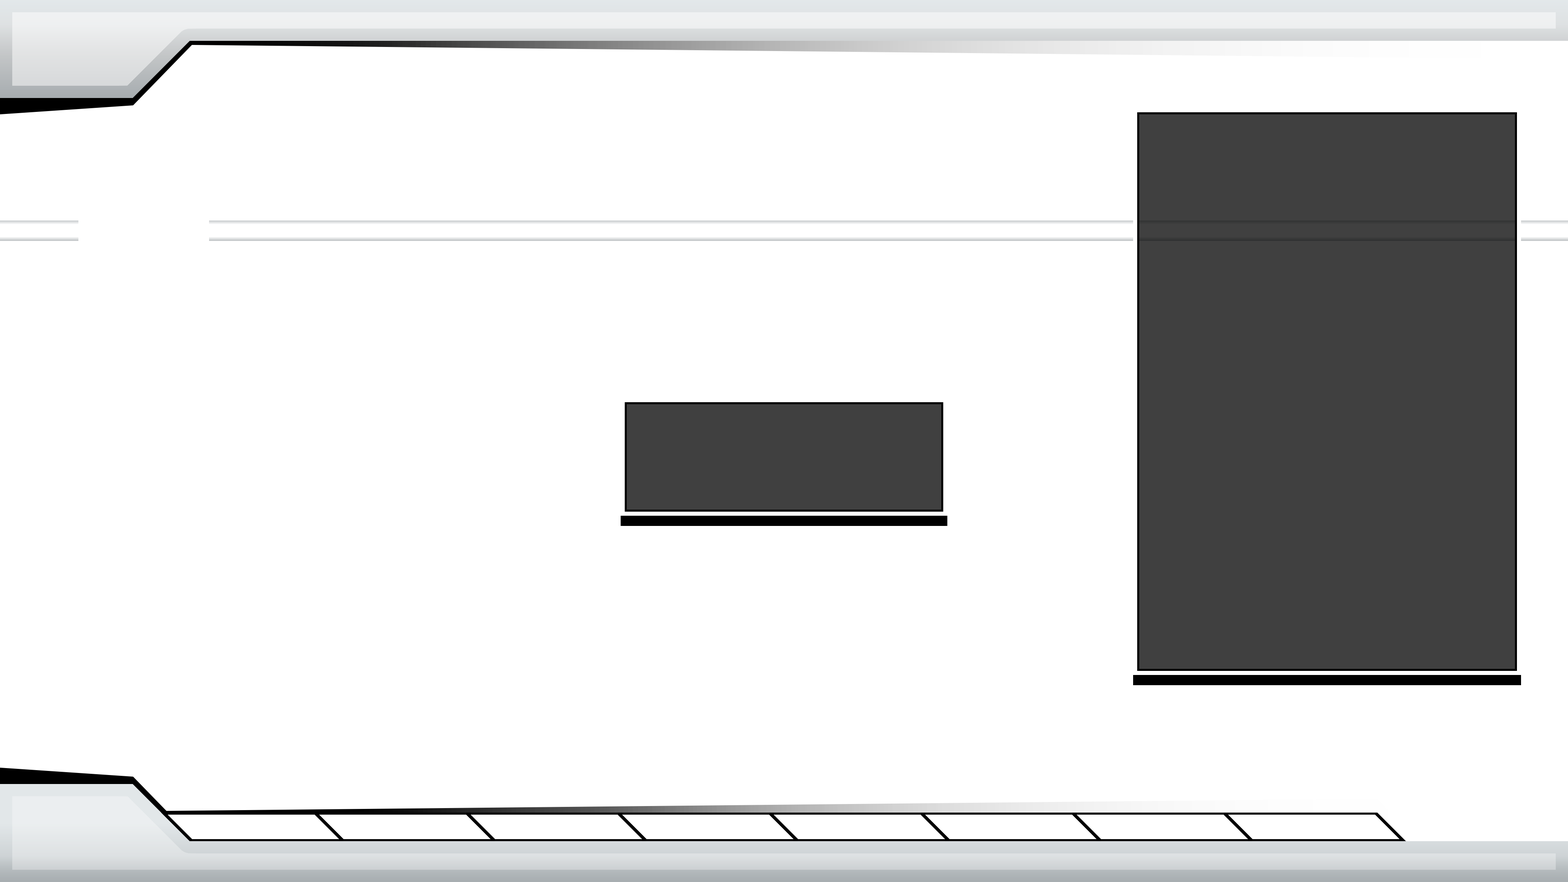
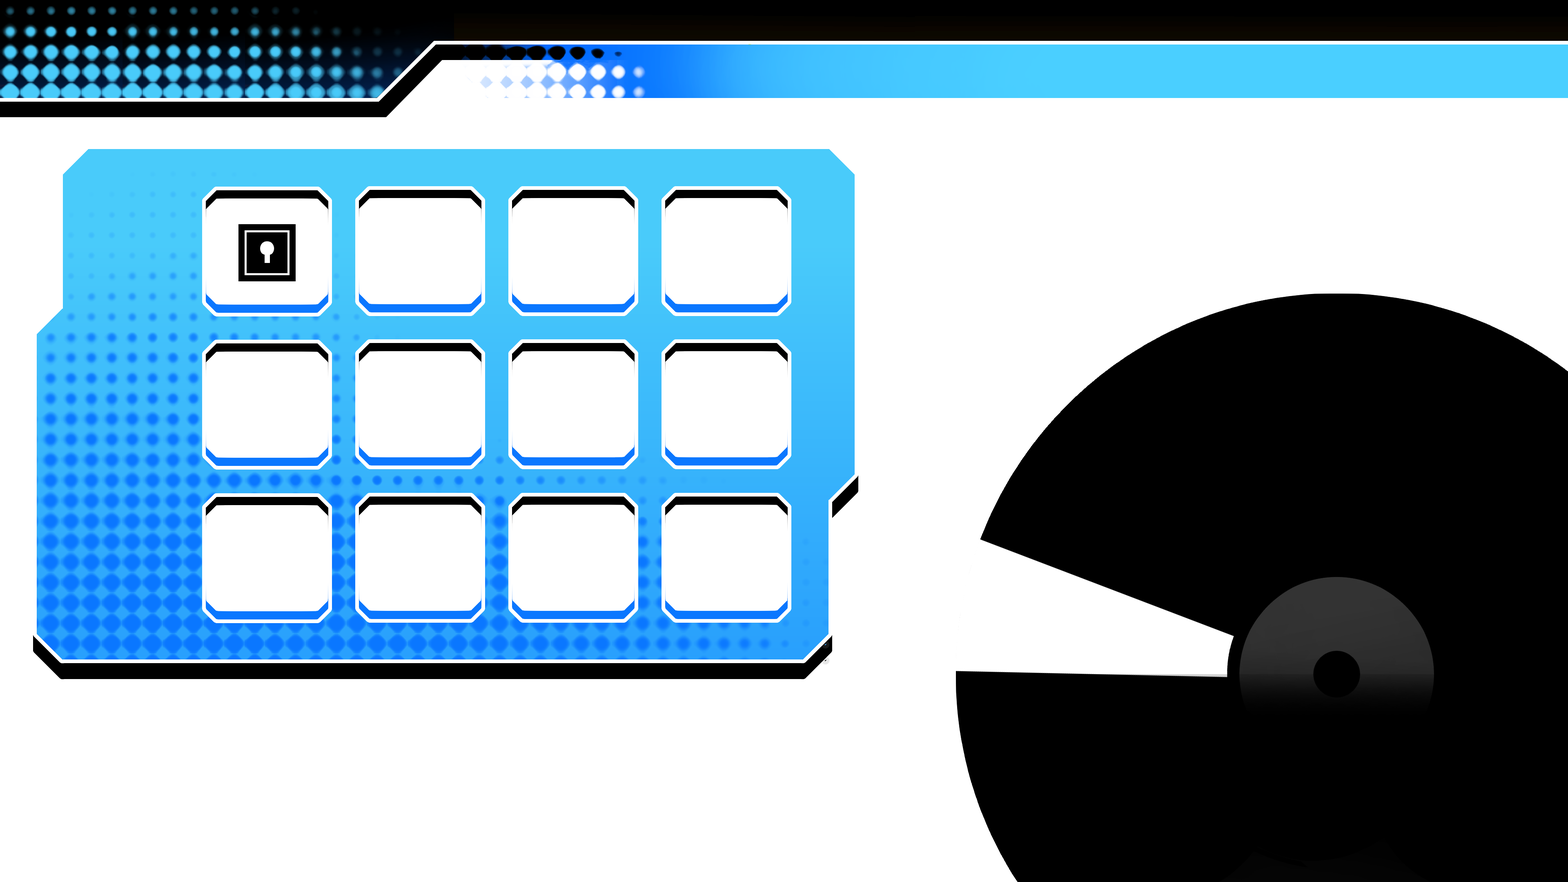
Comparing the layer stacks of the two 1568×882 images. Changes:
moved "UI-DEC_LoadoutMenu-Top-Bar" above "UI-DEC_Lock-Icon", painted on it over [0, 0, 1568, 118]
removed layer "UI-DEC_LoadoutMenu-Top-Bar-Backing" over [0, 0, 1568, 115]
removed layer "UI-DEC_MainMenu-Bottom-Bar" over [0, 784, 1568, 882]
removed layer "UI-DEC_MainMenu-Bottom-Bar-Backing" over [0, 767, 1568, 882]
removed layer "UI-DEC_Icon-Bar" over [0, 220, 1568, 241]
added layer "UI-DEC_Lock-Icon" above "UI_Loadout-Panel" over [238, 224, 296, 282]
renamed "UI-BX_Tower-Icon-Outline" to "UI_Loadout-Panel", painted on it over [33, 149, 859, 680]
removed layer "UI-BX_Tower-Icon-Backing" over [78, 164, 210, 296]
removed layer "UI-BX_LoadoutMenu-Stats-Outline" over [1133, 112, 1522, 686]
removed layer "UI-BX_LoadoutMenu-Stats-Backing" (was 75%) over [1133, 112, 1522, 675]
removed layer "UI-BX_LoadoutMenu-Info-Outline" over [620, 398, 948, 526]
removed layer "UI-BX_LoadoutMenu-Info-Backing" (was 75%) over [620, 398, 944, 516]
removed group "UI_Loadout-Bar" (4 layers) over [161, 812, 1407, 842]
removed layer "UI-BUT_Loadout-Bar-Fill" from group "UI_Loadout-Bar" over [167, 814, 339, 840]
removed layer "UI-BUT_Loadout-Bar-Backing" from group "UI_Loadout-Bar" over [161, 812, 346, 842]
removed layer "UI-DEC_Loadout-Bar" (1st of 2, in "UI_Loadout-Bar") from group "UI_Loadout-Bar" over [167, 814, 1400, 840]
removed layer "UI-DEC_Loadout-Bar" (2nd of 2, in "UI_Loadout-Bar") from group "UI_Loadout-Bar" over [161, 812, 1407, 842]
added layer "UI_Loadout-Record-Center" above "UI_Loadout-Record-Info" over [955, 564, 1568, 882]
added layer "UI_Loadout-Record-Info" above "UI-Loadout-Record Merged" over [955, 538, 1235, 678]
added layer "UI-Loadout-Record Merged" over [952, 289, 1568, 882]